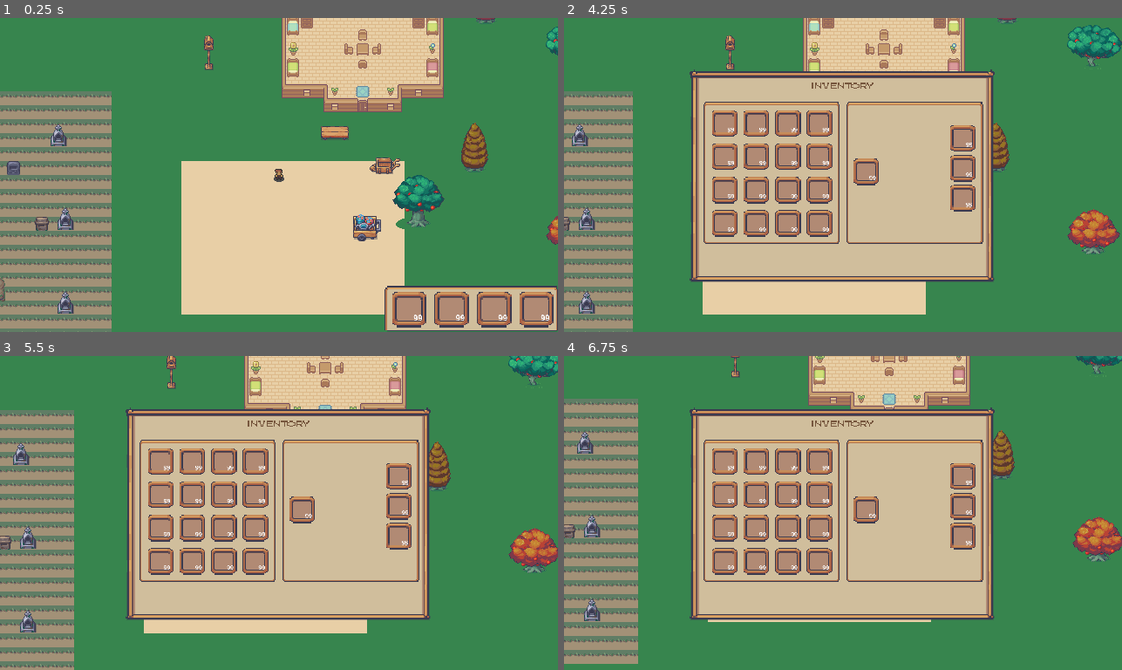
Above: before the commit, frames 1-4 (two rows, left to right).
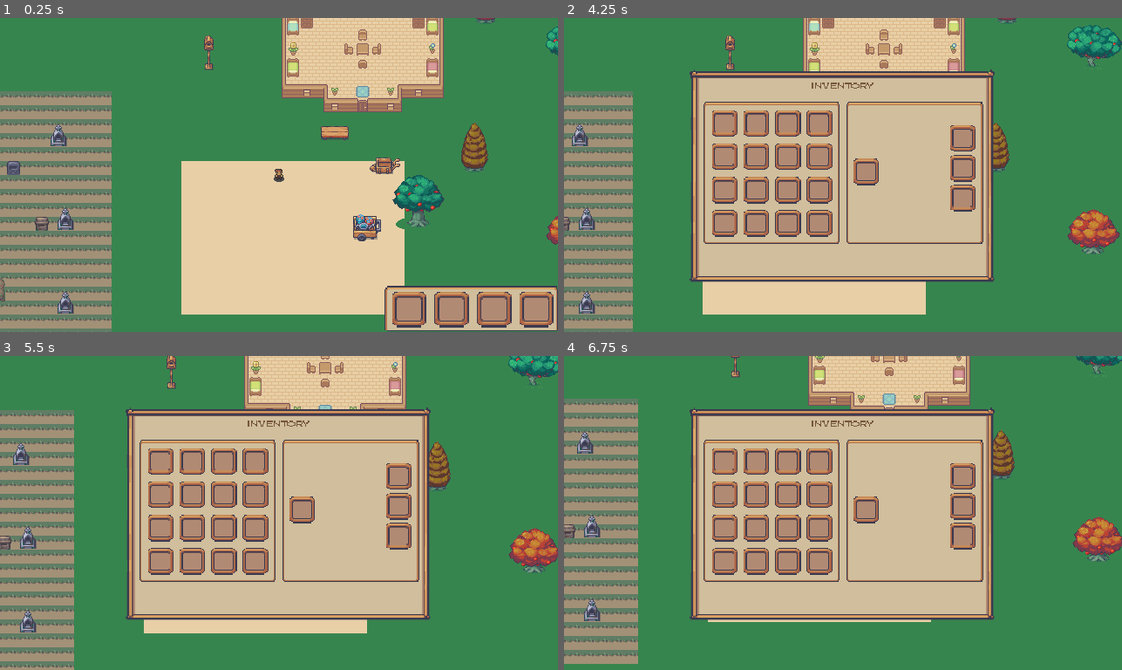
Above: after the commit, the same moments.

Repository: alexmf10/Survivalfarm-
Game: Godot game, scene res://entities/test/alex/alex_scene.tscn
Two runs of this game, one before a commit and one after it. Both use one fixed random seed, a clock stepped at 60 frames per second and the inputs below. This scene is started directly instead of the project's main scene.
Inputs (mouse positions are in pixels of both pictures, inside the frame that each line leads up to):
- Up to frame 1 (0.25 s): no input
- Up to frame 2 (4.25 s): tap Enter at 0.5, 3.5 s; move the mouse to (965, 159) at 0.52 s; hold D (move_right) 0.53-1.25 s; tap E at 0.6 s; click (965, 159) at 0.67 s; drag from (731, 190) to (893, 105) at 1.27 s; tap Space at 2 s; move the mouse to (898, 105) at 2.02 s; hold D (move_right) 2.03-2.75 s; tap 1 at 2.1 s; drag from (815, 237) to (675, 127) at 2.77 s; move the mouse to (1010, 222) at 3.52 s; hold A (move_left) from 3.53 s (still down); tap 3 at 3.6 s; tap I (inventory) at 4.15 s
- Up to frame 3 (5.5 s): release A (move_left) at 4.25 s; drag from (111, 465) to (318, 443) at 4.27 s; tap Space at 5 s; move the mouse to (306, 513) at 5.02 s; hold S (move_down) from 5.03 s (still down); tap 5 at 5.1 s; click (306, 513) at 5.17 s
- Up to frame 4 (6.75 s): release S (move_down) at 5.75 s; drag from (759, 434) to (731, 528) at 5.77 s; tap Enter at 6.5 s; move the mouse to (965, 497) at 6.52 s; hold W (move_up) from 6.53 s (still down); tap 7 at 6.6 s

The runs differ from the first frame. In frame 1, less than 0.1% of the frame differs, in the area x 74-99%, y 94-97%; in frame 2, 0.2%, in the area x 29-74%, y 35-69%; in frame 3, 0.2%; in frame 4, 0.2%.
Error in both runs: Invalid call. Nonexistent function 'get_active_seed' in base 'Nil'. (res://entities/player/tool_component.gd:313)

Commit message:
Inv UI slot text change
Changed text label for inventory ui slot to show it empty.

Diff:
--- a/ui/hud/inventory_ui_slot.tscn
+++ b/ui/hud/inventory_ui_slot.tscn
@@ -42,6 +42,5 @@
 grow_horizontal = 0
 grow_vertical = 0
 scale = Vector2(0.225, 0.225)
-text = "99"
 horizontal_alignment = 2
 vertical_alignment = 2
